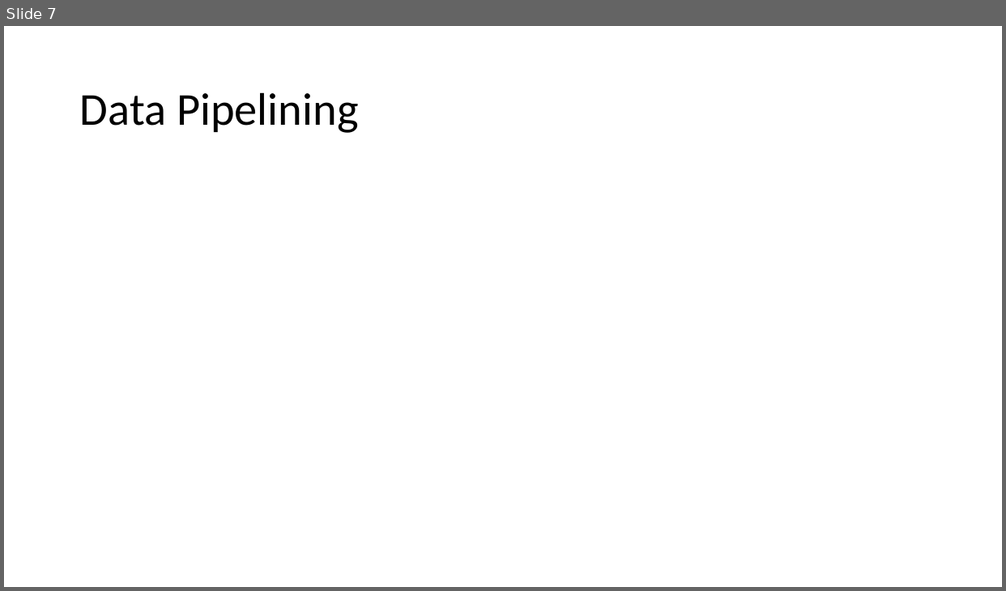
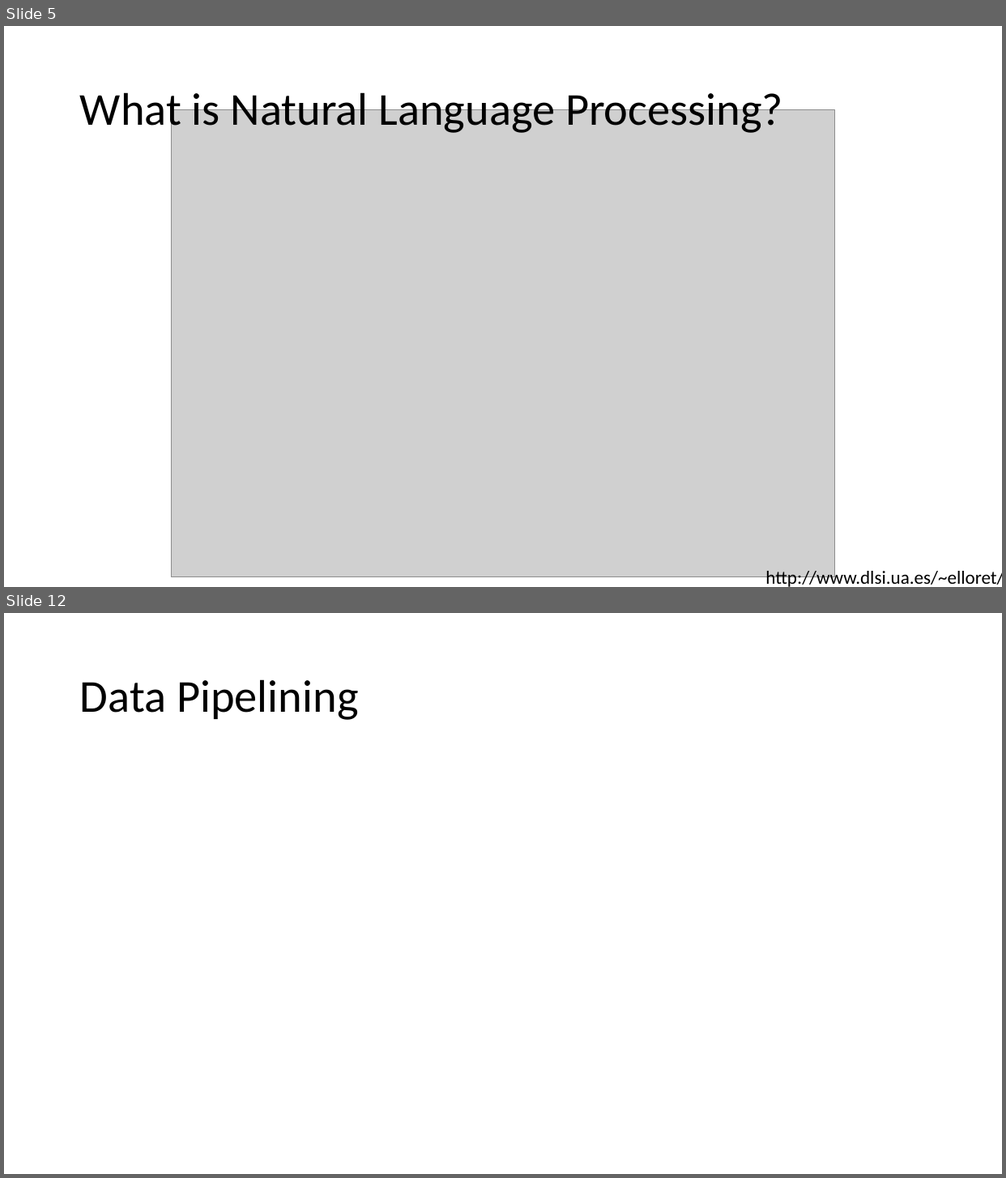
Before and after one commit to dreyco676/nlp_spark, a slide deck: TCHUG_NLP_PYSPARK.pptx. Shown one above the other, each under a label of ours: slide 7 before the commit, slides 5 and 12 after it; the slides between them are not shown. The pictures are 1006x591 and 1006x1178 pixels, drawn with LibreOffice and Linux fonts; fonts in the diff are those of the drawing; grey boxes stand for pictures. Boxes give left, top, right and bottom in pixels: in the first picture for what was removed or moved away, otherwise in the second. Text is boxed around its words. In the diff, an @@ line names an element or a change of style, - is before the commit and + after.

```diff
--- a/TCHUG_NLP_PYSPARK.pptx
+++ b/TCHUG_NLP_PYSPARK.pptx
@@ slide 5 added at (x1=4, y1=26, x2=1002, y2=587), background #FFFFFF @@
@@ title added at (x1=80, y1=86, x2=783, y2=135), 44 pt, text #000000 @@
+What is Natural Language Processing?
@@ picture added at (x1=172, y1=110, x2=835, y2=577) @@
@@ text added at (x1=765, y1=568, x2=1002, y2=587), 18 pt, text #000000 @@
+http://www.dlsi.ua.es/~elloret/
@@ what was slide 7 is now slide 12 @@
```
Also in this commit, not shown: 1 slide changed, 9 other slides added, 5 slides removed, 2 other files.
